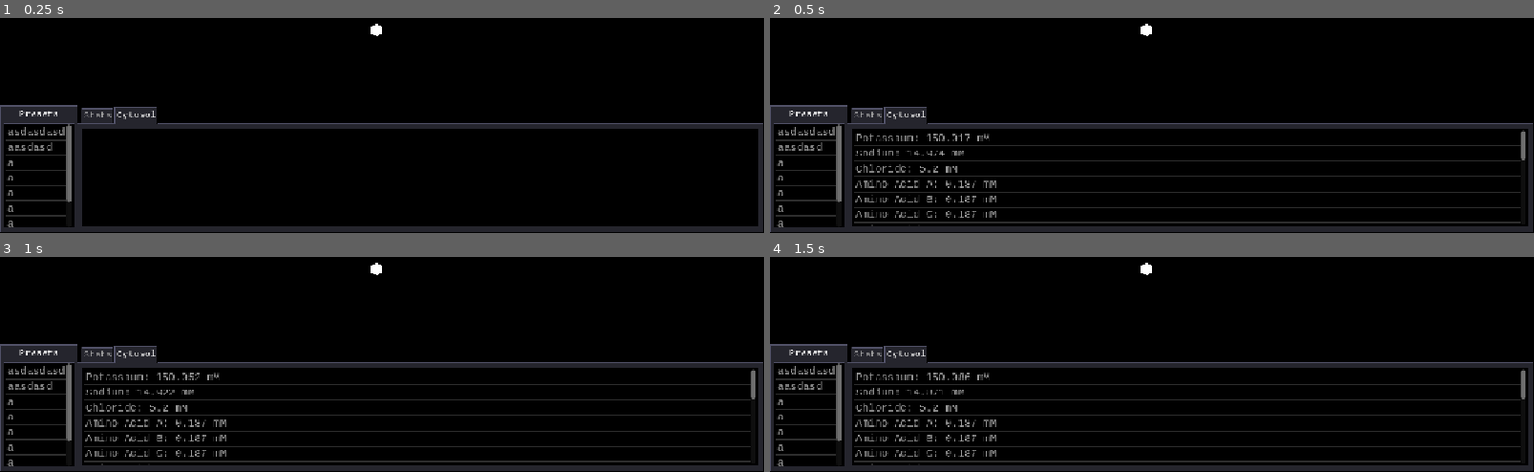
Above: before the commit, frames 1-4 (two rows, left to right).
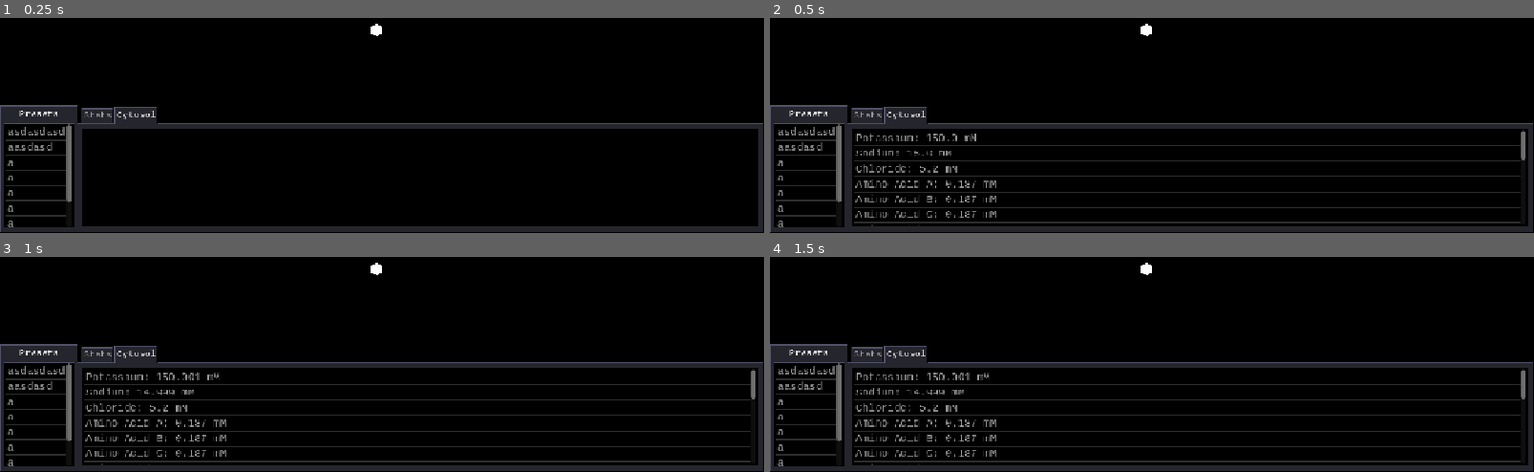
Above: after the commit, the same moments.

Repository: AtillaKayas/Cellular-Evolution-Project
Game: Godot game, scene res://scenes/generic/scene_manager.tscn
Two runs of this game, one before a commit and one after it. Both use one fixed random seed, a clock stepped at 60 frames per second and the inputs below.
Inputs:
- Up to frame 1 (0.25 s): no input
- Up to frame 2 (0.5 s): no input
- Up to frame 3 (1 s): no input
- Up to frame 4 (1.5 s): tap Enter at 1.25 s

Frame 1 is identical in both runs. In frame 2, 0.2% of the frame differs, in the area x 18-29%, y 53-64%; in frame 3, less than 0.1%; in frame 4, less than 0.1%.

Commit message:
Semi-Equilibrium Reached
Decreased overall carrier speed leading to a semi-equilibrium state and removed old ion pump code that has now been obsoleted.

Diff:
--- a/scenes/objects/cell.gd
+++ b/scenes/objects/cell.gd
@@ -128,13 +128,13 @@
 	main += Nuclein.PROMOTER + Nuclein.pep_to_seq("AOCABAAK") + Nuclein.TERMINATOR #Pot
 	main += Nuclein.PROMOTER + Nuclein.pep_to_seq("AJCABNAC") + Nuclein.TERMINATOR #Chl
 	main += Nuclein.PROMOTER + Nuclein.pep_to_seq("AFCABIAN") + Nuclein.TERMINATOR #Sod
-	#main += Nuclein.PROMOTER + Nuclein.pep_to_seq("AFIBMBFKFNK") + Nuclein.TERMINATOR
+
 	main += Nuclein.PROMOTER + Nuclein.pep_to_seq("AFCABMFKLKNAE") + Nuclein.TERMINATOR
-	#main += Nuclein.PROMOTER + Nuclein.pep_to_seq("AFCABOFKHKCHE") + Nuclein.TERMINATOR
+	main += Nuclein.PROMOTER + Nuclein.pep_to_seq("AFCABAFKHKCHE") + Nuclein.TERMINATOR
 	main += _generate_random_protein_bulk()
 
 	_cytosol.fill(fill)
-	var plasmid : Dictionary[Nuclein, int] = {Nuclein.new(main) : 1}
+	var plasmid : Dictionary[Nuclein, int] = {Nuclein.new(main, "main") : 1}
 	_genome = Genome.new(plasmid)
 
 	#fill = {
--- a/scripts/cellular/membrane.gd
+++ b/scripts/cellular/membrane.gd
@@ -10,7 +10,7 @@
 const facilitated_permeation_speed : float = 1e-4
 var _channel_permeabilities : Dictionary
 
-const pump_speed : float = 0.005#0.5
+const carrier_speed : float = 0.00005
 var membrane_potential : float = 0.0
 var _pumped_substances : Array #Pump1Ion1, Pump1Ion2, Pump1Speed, Pump2Ion1, Pump2Ion2, Pump2Speed...
 var _pump_flux : Dictionary[Substance, float]
@@ -47,14 +47,10 @@
 	return (leak + facilitated) * permeability_rate
 
 func tick():
-	_pump_flux.clear()
+
+	_carrier_flux.clear()
 	_pump_total_charge_flux = 0
 	var concentration_difference := Fluid.concentration_gradient(_outside, _inside)
-	_pump(concentration_difference)
-
-	_carrier_flux.clear()
-	_pump_total_charge_flux = 0
-	concentration_difference = Fluid.concentration_gradient(_outside, _inside)
 	_carry(concentration_difference)
 
 	var previous_membrane_potential = membrane_potential
@@ -117,42 +113,6 @@
 		if inside_remaining < 0.0:
 			_outside.add_substance(subs, inside_remaining)
 
-func _pump(concentration_difference : Dictionary[Substance, Array]):
-	for n in _pumped_substances.size()/5:
-		var maximum_rate = _pumped_substances[5*n]
-		var ion1 =  _pumped_substances[5*n+1]
-		var Kion1 =  _pumped_substances[5*n+2]
-		var ion2 =  _pumped_substances[5*n+3]
-		var Kion2 =  _pumped_substances[5*n+4]
-		const ion1_direction = 2
-		const ion2_direction = -3
-		var charge_moved = -(ion1_direction + ion2_direction)
-
-		#first ion we try to move into the cell, second ion we try to move out of the cell
-		#therefore, first ion uses outside concentration while second uses inside concentration
-		#(think this equation like it uses the smaller of the concentrations)
-
-		var conc1 = concentration_difference[ion1]
-		var C_ion1_out = conc1[0]
-
-		var conc2 = concentration_difference[ion2]
-		var C_ion2_in = conc2[1]
-
-		var ion1_activation = C_ion1_out/(Kion1+C_ion1_out)
-		var ion2_activation = C_ion2_in/(Kion2+C_ion2_in)
-
-		var ion_activation = ion1_activation*ion2_activation
-		var boltzman = exp(charge_moved*membrane_potential/Units.RT_F)
-
-		var reaction_rate = pump_speed*maximum_rate*ion_activation*boltzman
-
-		var ion1_flux = reaction_rate*2
-		var ion2_flux = -reaction_rate*3
-
-		_pump_flux[ion1] = ion1_flux
-		_pump_flux[ion2] = ion2_flux
-		_pump_total_charge_flux -= reaction_rate
-
 func _carry(concentration_difference : Dictionary[Substance, Array]):
 	for c in _carriers:
 		var maximum_rate = c[0]
@@ -185,7 +145,7 @@
 		var net_energy = energy_cost-atp_usage*Eatp # volts, negative = favorable
 		var driving = maxf(1.0 - exp(minf(net_energy / Units.RT_F, 20.0)), -1.0)
 
-		var reaction_rate = pump_speed*maximum_rate*total_activation*driving
+		var reaction_rate = carrier_speed*maximum_rate*total_activation*driving
 		_pump_total_charge_flux += charge_moved*reaction_rate
 
 		#do actual carrying now
@@ -195,7 +155,6 @@
 			var _K : float = subs_data[2] #half_saturation_constant
 			var existing_flux = _carrier_flux.get_or_add(subs, 0.0)
 			_carrier_flux[subs] = existing_flux + reaction_rate*stoichiometry
-		print(_carrier_flux)
 
 func clear():
 	_pumped_substances.clear()
--- a/scripts/generic/operations.gd
+++ b/scripts/generic/operations.gd
@@ -3,7 +3,7 @@
 #the reason i made this a seperate class is to not overcrowd Chemistry.
 #things the Operations can do are highly correlated with stuff defined in Peptides
 
-enum {PRINT, ION_PUMP, TRANSPORTER}
+enum {PRINT, TRANSPORTER}
 
 var _data : Array
 var _cell : Cell
@@ -33,21 +33,11 @@
 			args = op[1]
 		match op[0]:
 			PRINT: _print(args)
-			ION_PUMP: _ion_pump(cytosol, membrane, args)
 			TRANSPORTER: _transporter(args)
 			_: _dummy(args)
 
 func _print(args : Array):
 	prints(args)
-
-func _ion_pump(_cytosol : Fluid, membrane : Membrane, args : Array):
-	var maximum_rate = args[0][0]
-	var ion1 = args[0][1]
-	var Kion1 = args[0][2]
-	var ion2 = args[0][3]
-	var Kion2 = args[0][4]
-
-	membrane.add_pump(maximum_rate, ion1, Kion1, ion2, Kion2)
 
 func _transporter(args : Array):
 	var maximum_rate = args[0][0]
--- a/scripts/molecular/nuclein.gd
+++ b/scripts/molecular/nuclein.gd
@@ -8,13 +8,15 @@
 
 var sequence : String
 var introns : Dictionary[String, float]
+var nick : String = ""
 
 static func _static_init() -> void:
 	_intron_regex = RegEx.new()
 	_intron_regex.compile(PROMOTER + "(.*?)" + TERMINATOR)
 
-func _init(seq : String) -> void:
+func _init(seq : String, nick : String = "") -> void:
 	sequence = seq
+	self.nick = nick
 
 
 	#store all valid introns (peptide-making units)
--- a/scripts/molecular/peptide.gd
+++ b/scripts/molecular/peptide.gd
@@ -5,7 +5,6 @@
 	RNA_POLYMERASE = "rPOLY",
 	PRINT_NAME = "PRINT",
 	MEMBRANE_TAG = "MEMB",
-	ION_PUMP = "iPUMP",
 	TRANSPORTER = "TRANS",
 	DEFINE = "DEF"
 }
@@ -15,7 +14,6 @@
 	ACT.RNA_POLYMERASE : ["ICLON", _domain_rna_polymerase, false],
 	ACT.PRINT_NAME : ["PLEAD", _domain_dummy, true],
 	ACT.MEMBRANE_TAG : ["MEMB", _domain_membrane_tag, true],
-	ACT.ION_PUMP : ["IBMB", _domain_ion_pump, false],
 	ACT.TRANSPORTER : ["CAB", _domain_transporter, false],
 	ACT.DEFINE : ["DEF", _domain_define, false]
 }
@@ -53,7 +51,6 @@
 		match activity_name:
 			ACT.RNA_POLYMERASE: _activity_rna_polymerase(chemistry, amount, params)
 			ACT.PRINT_NAME: _activity_print_name(chemistry)
-			ACT.ION_PUMP: _activity_ion_pump(chemistry, amount, params)
 			ACT.TRANSPORTER: _activity_transporter(chemistry, amount, params)
 	return true
 
@@ -111,28 +108,6 @@
 	else:
 		return [factor, speed]
 
-static func _domain_ion_pump(_peptide, _sequence : String, i):
-	#exchanges a substance with an ion. substance pattern is used to define what is passed.
-	var ion1 : Substance
-	var Kion1 : float
-	var maximum_rate : float
-	var ion2 : Substance
-	var Kion2 : float
-	if i+5 >= _sequence.length():
-		return []
-
-	maximum_rate = pow(1.2, (_sequence.unicode_at(i+1)-58))
-
-	ion1 = Substance.fetch_from_pattern(_sequence[i+2] + "ION")
-	Kion1 = Units.capital_to_integer(_sequence.unicode_at(i+3))
-	ion2 = Substance.fetch_from_pattern(_sequence[i+4] + "ION")
-	Kion2 = Units.capital_to_integer(_sequence.unicode_at(i+5))
-
-	if ion2 == null or ion1 == null:
-		return []
-	else:
-		return [maximum_rate, ion1, Kion1, ion2, Kion2]
-
 static func _domain_define(peptide, _sequence : String, i):
 	#Use this to define a substance pattern into a single character
 	#i+1: Character
@@ -211,15 +186,6 @@
 	var binding_site = params[0]
 	var speed = params[1]
 	chemistry.activate_dna_binding_site(binding_site, speed*amount)
-
-func _activity_ion_pump(chemistry : Chemistry, amount : float, params : Array):
-	is_membrane_bound = true
-
-	#we divide speed by this number because this is the standard expression
-	#of a peptide in a given cell (Translation speed F from an A speed polymerase)
-	var maximum_rate = params[0]*amount/3.59381366380463
-	params[0] = maximum_rate
-	chemistry.new_operation(Operations.ION_PUMP, params)
 
 func _activity_transporter(chemistry : Chemistry, amount : float, params : Array):
 	is_membrane_bound = true
